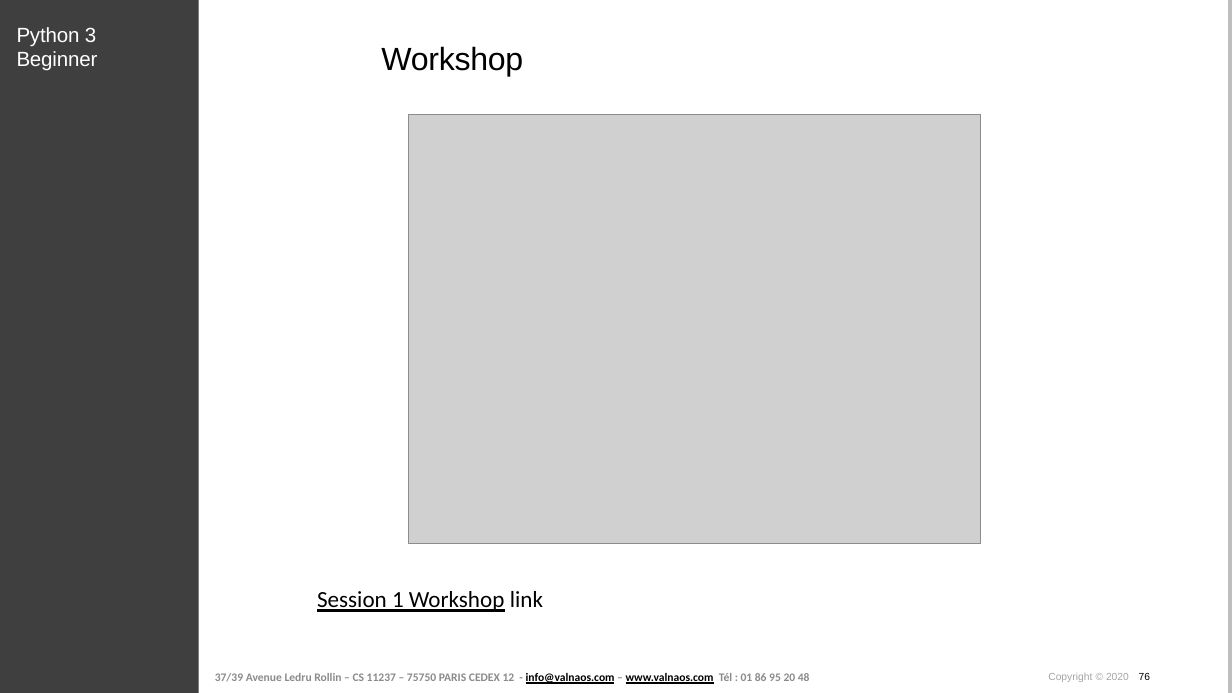
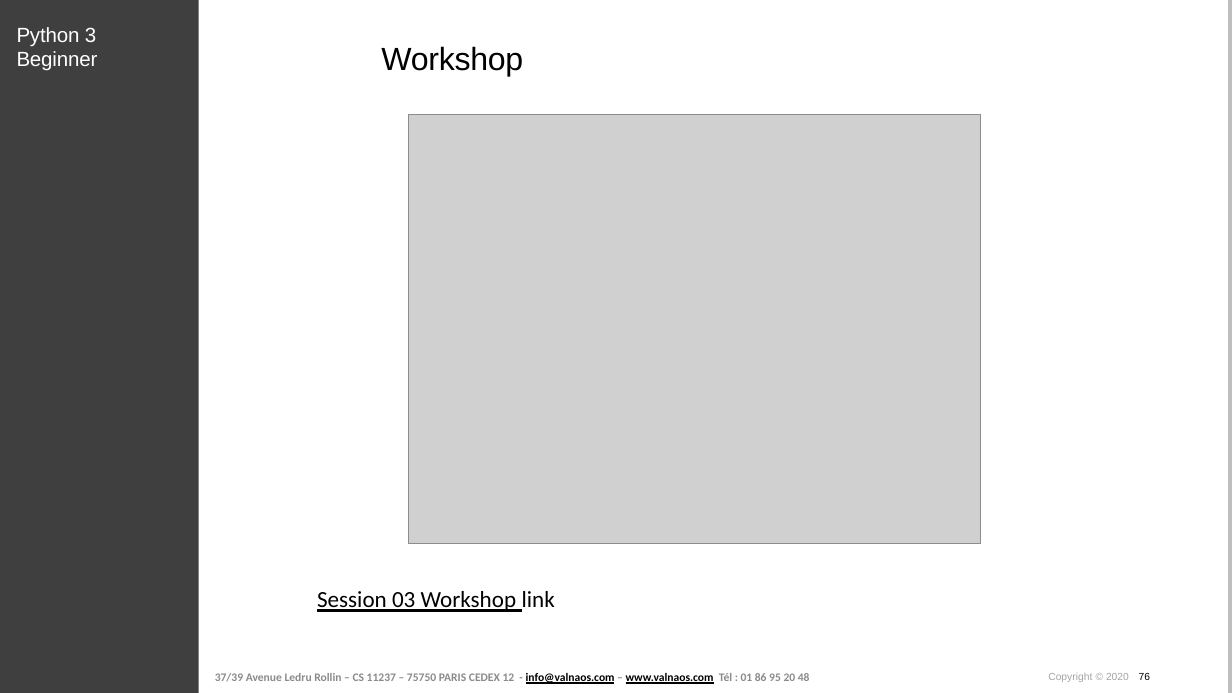
Before and after one commit to cstar-industries/python-3-beginner, a slide deck: slide 76 of 003-Data-Structures/Data Structures - Slides.pptx. Drawn at 1232x693 pixels with LibreOffice and Linux fonts; fonts in the diff are those of the drawing; grey boxes stand for pictures; background and template pictures are left out. Boxes give left, top, right and bottom in pixels: in the first picture for what was removed or moved away, otherwise in the second. Text is boxed around its words. In the diff, an @@ line names an element or a change of style, - is before the commit and + after.

Commit message:
update session 03 slides

```diff
--- a/003-Data-Structures/Data Structures - Slides.pptx
+++ b/003-Data-Structures/Data Structures - Slides.pptx
@@ text at (317,591,555,612): text changed @@
-Session 1 Workshop link
+Session 03 Workshop link
```
Also in this commit, not shown: 1 other slide changed, 1 other file.
